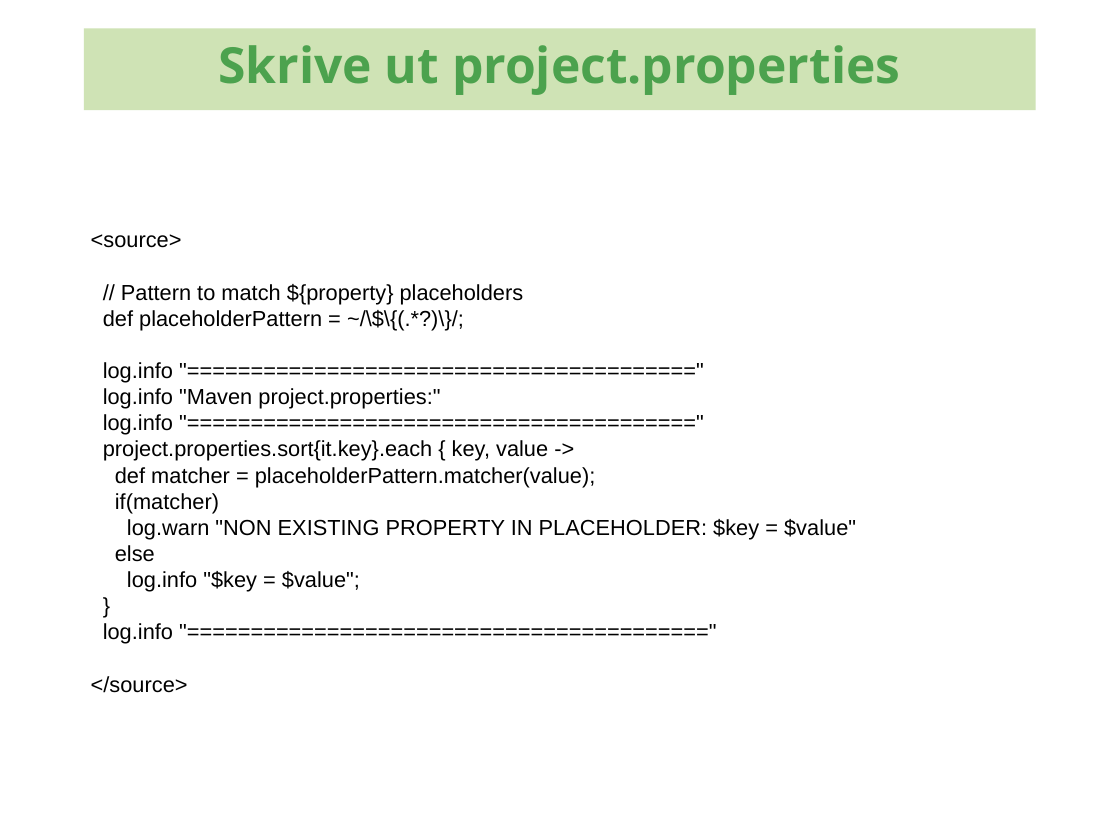
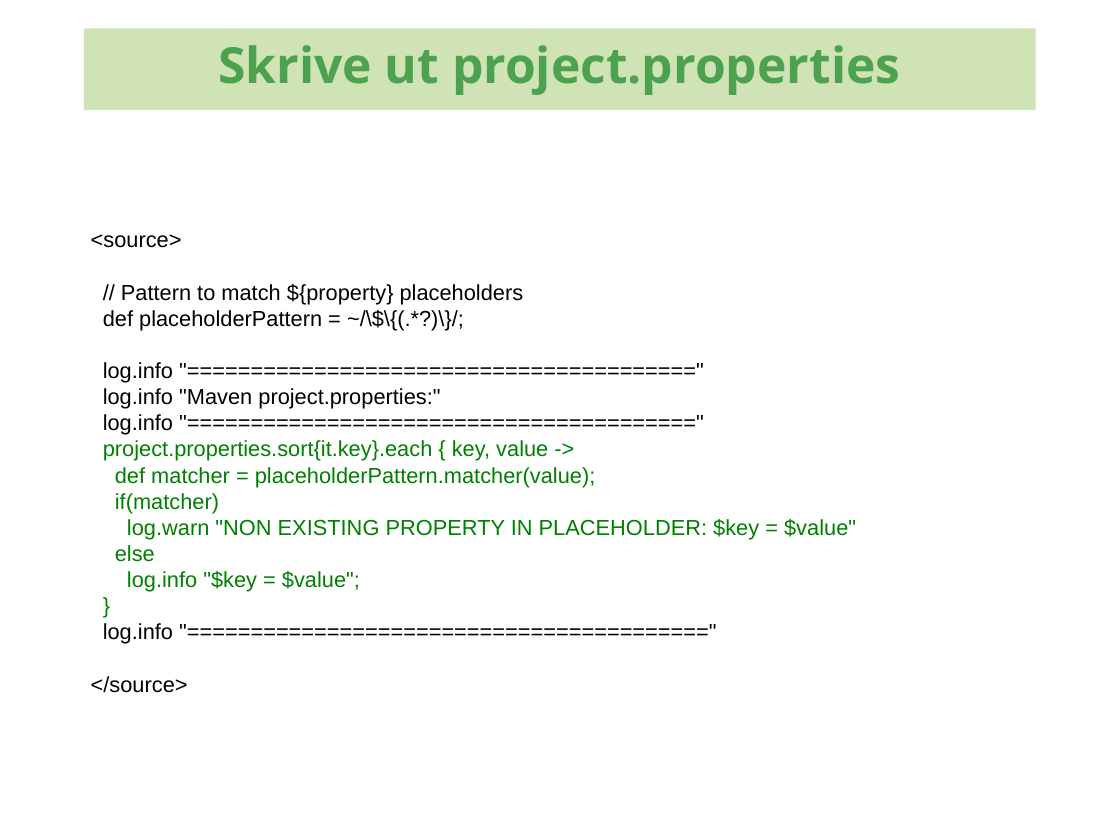
Before and after one commit to kenglxn/seam-maven-refimpl, a slide deck: slide 25 of sandbox/loo/gmaven-lynforedrag/gmaven-lynforedrag.odp. Drawn at 1120x840 pixels with LibreOffice and Linux fonts; fonts in the diff are those of the drawing; background and template pictures are left out. Boxes give left, top, right and bottom in pixels: in the first picture for what was removed or moved away, otherwise in the second. Text is boxed around its words. In the diff, an @@ line names an element or a change of style, - is before the commit and + after.

```diff
--- a/sandbox/loo/gmaven-lynforedrag/gmaven-lynforedrag.odp
+++ b/sandbox/loo/gmaven-lynforedrag/gmaven-lynforedrag.odp
@@ text at [103,440,856,592]: text colour #000000 to #008000 in "project.properties.sort{it.key}.each { key, value ->", "def matcher = placeholderPattern.matcher(value);", "if(matcher)", "log.warn "NON EXISTING PROPERTY IN PLACEHOLDER: $key ..." and 3 more places @@
```
Also in this commit, not shown: 7 other slides changed.
